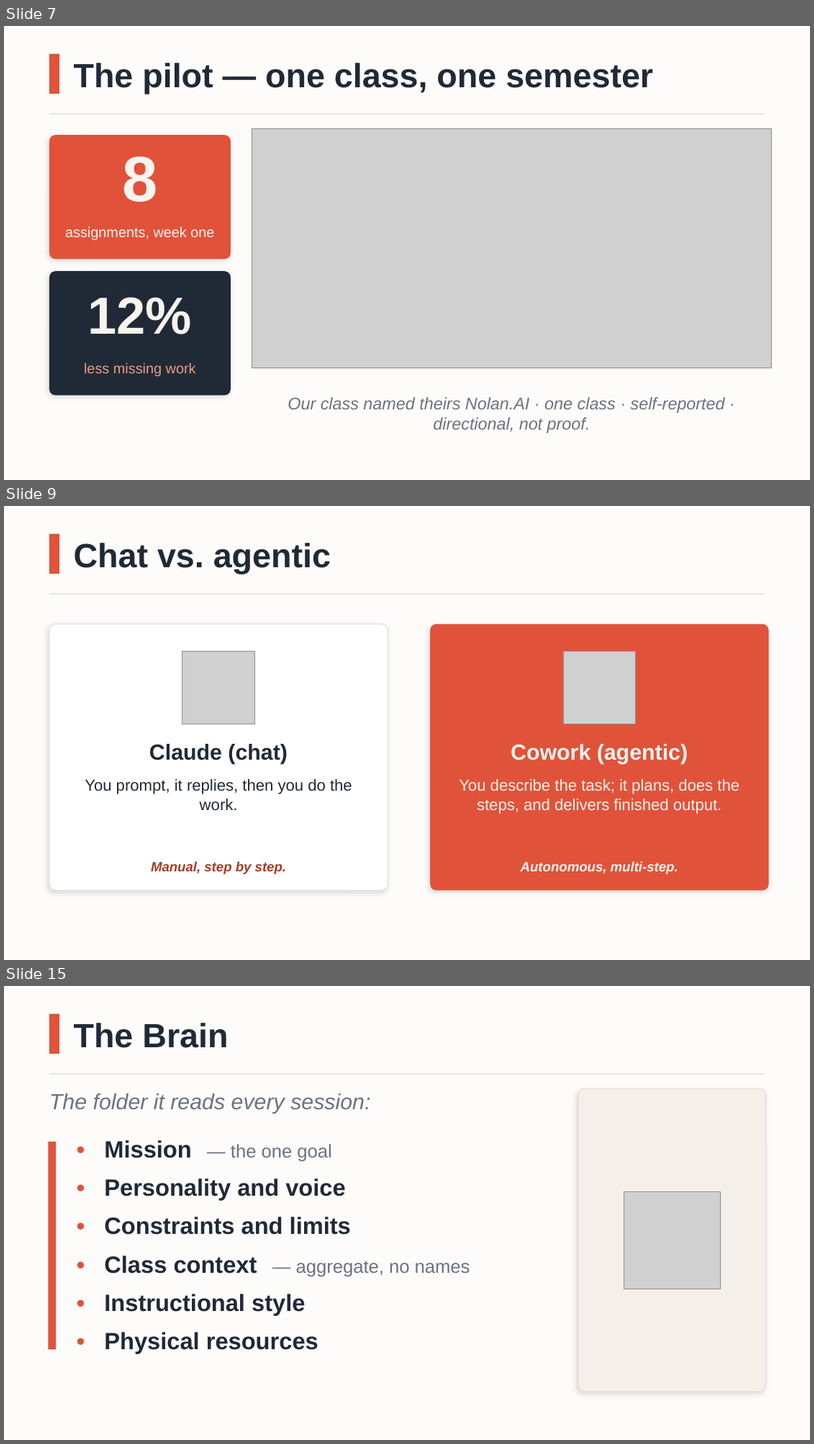
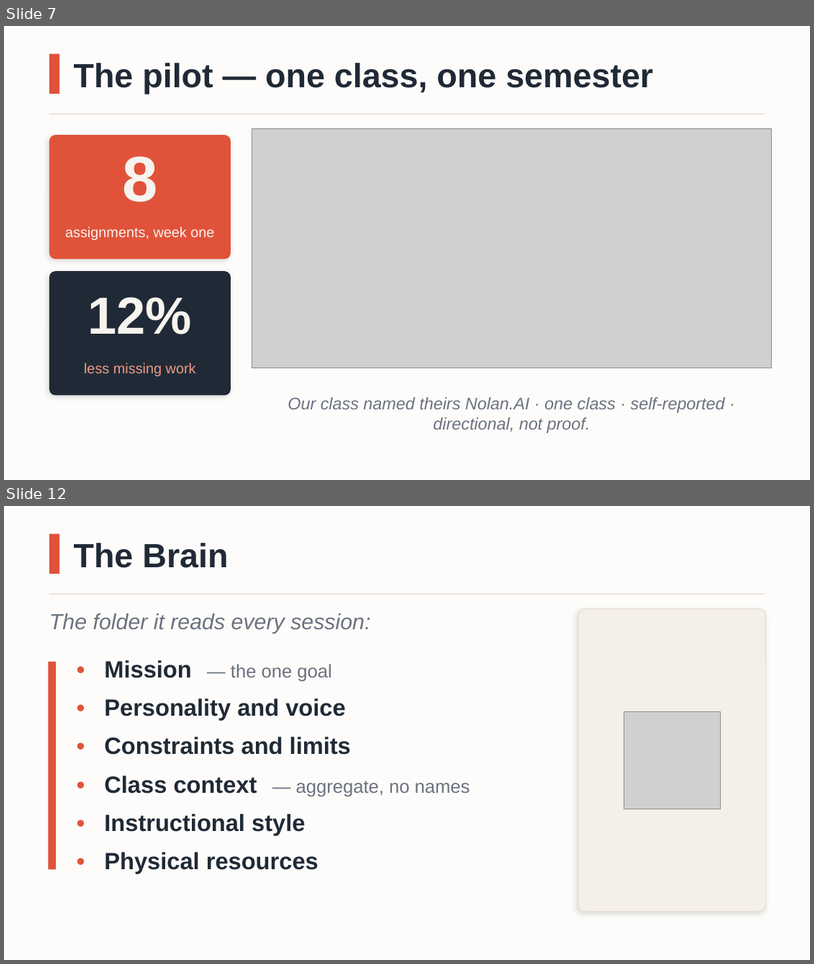
Before and after one commit to mattnupen/My-Classroom-Assistant, a slide deck: docs/MyClassroomAIbot-Overview-Coral.pptx. Shown one above the other, each under a label of ours: slides 7, 9 and 15 before the commit, slides 7 and 12 after it; the slides between them are not shown. The pictures are 814x1444 and 814x964 pixels, drawn with LibreOffice and Linux fonts; fonts in the diff are those of the drawing; grey boxes stand for pictures. Boxes give left, top, right and bottom in pixels: in the first picture for what was removed or moved away, otherwise in the second. Text is boxed around its words. In the diff, an @@ line names an element or a change of style, - is before the commit and + after.

```diff
--- a/docs/MyClassroomAIbot-Overview-Coral.pptx
+++ b/docs/MyClassroomAIbot-Overview-Coral.pptx
@@ slide 9 removed at (x1=4, y1=506, x2=810, y2=960), background #FDFCFA @@
@@ rectangle removed at (x1=49, y1=534, x2=59, y2=574) @@
@@ text removed at (x1=74, y1=543, x2=331, y2=574) @@
-Chat vs. agentic
@@ line removed from (49, 594) to (765, 594) @@
@@ rounded rectangle removed at (x1=49, y1=624, x2=388, y2=890) @@
@@ rounded rectangle removed at (x1=430, y1=624, x2=769, y2=890) @@
@@ picture removed at (x1=183, y1=651, x2=255, y2=723) @@
@@ picture removed at (x1=563, y1=651, x2=636, y2=723) @@
@@ text removed at (x1=149, y1=744, x2=288, y2=764) @@
-Claude (chat)
@@ text removed at (x1=511, y1=744, x2=688, y2=764) @@
-Cowork (agentic)
@@ text removed at (x1=85, y1=779, x2=352, y2=811) @@
-You prompt, it replies, then you do the work.
@@ text removed at (x1=459, y1=779, x2=740, y2=813) @@
-You describe the task; it plans, does the steps, and delivers finished output.
@@ text removed at (x1=151, y1=861, x2=286, y2=874) @@
-Manual, step by step.
@@ text removed at (x1=521, y1=861, x2=679, y2=874) @@
-Autonomous, multi-step.
@@ what was slide 15 is now slide 12 @@
```
Also in this commit, not shown: 5 slides added, 7 other slides removed, 15 other files.
